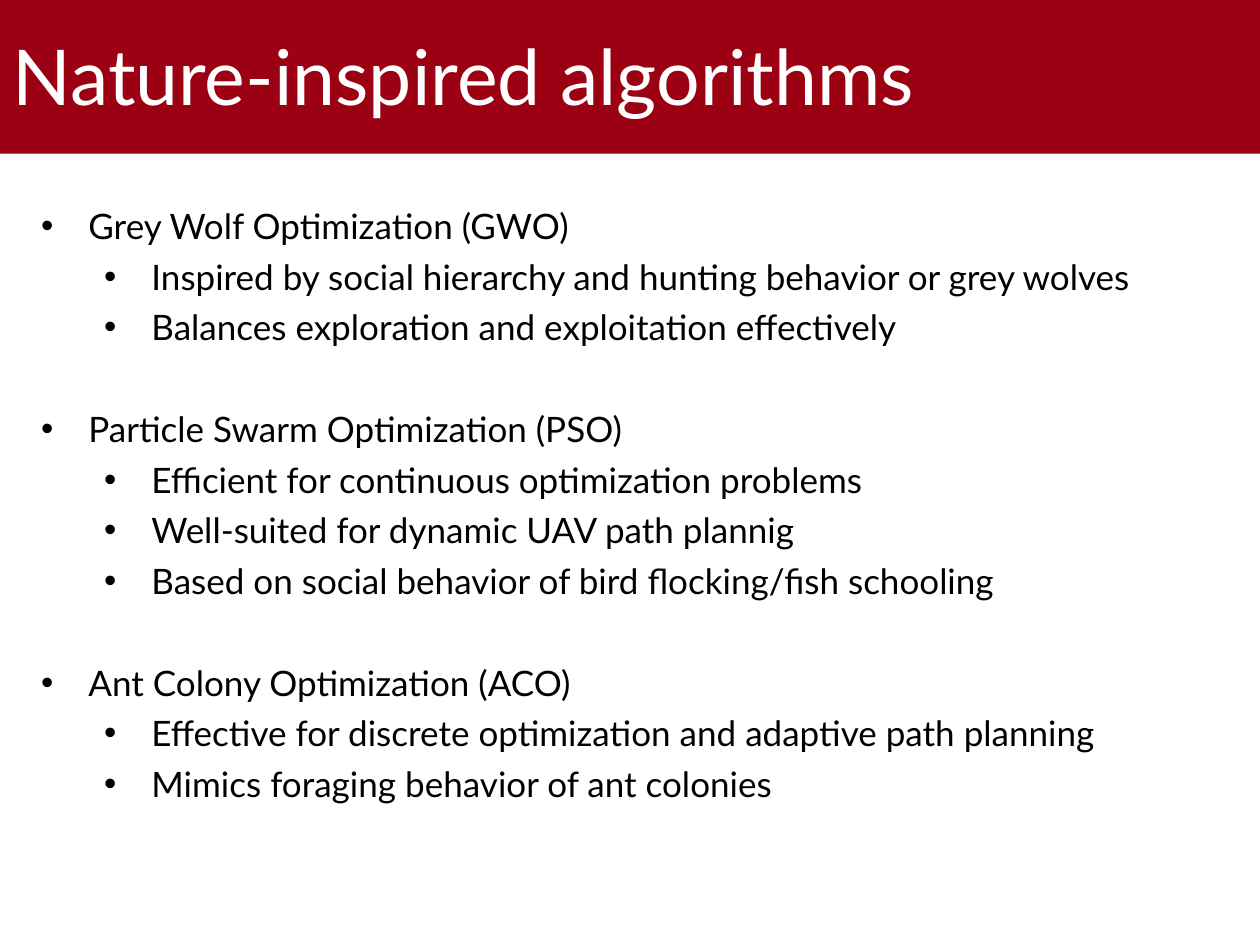
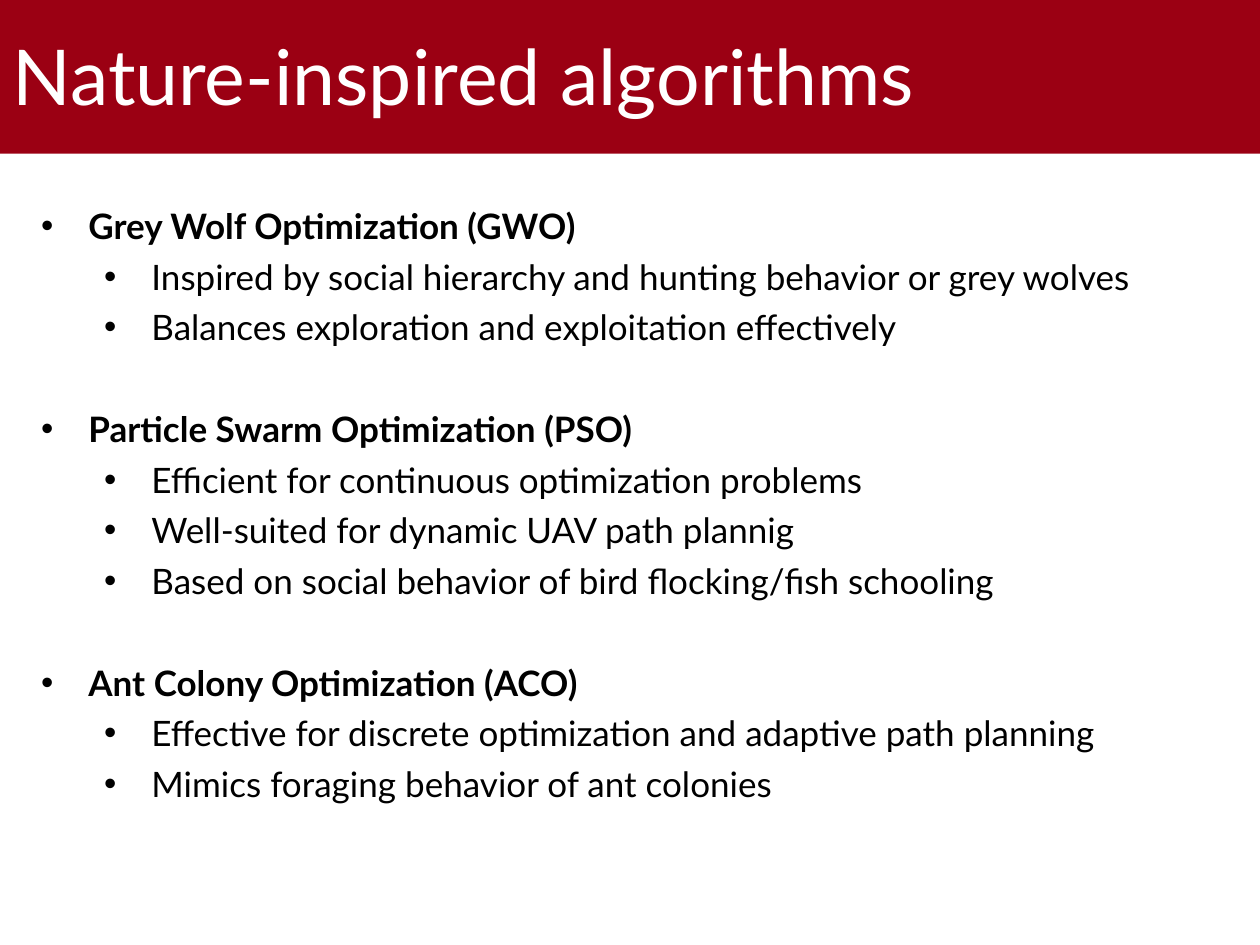
Before and after one commit to gabrielrovesti/WNMA-UAV-Route-Planning-Survey, a slide deck: slide 9 of 2 - Slides/UAV Route Planning Strategies.pptx. Drawn at 1260x945 pixels with LibreOffice and Linux fonts; fonts in the diff are those of the drawing; background and template pictures are left out. Boxes give left, top, right and bottom in pixels: in the first picture for what was removed or moved away, otherwise in the second. Text is boxed around its words. In the diff, an @@ line names an element or a change of style, - is before the commit and + after.

```diff
--- a/2 - Slides/UAV Route Planning Strategies.pptx
+++ b/2 - Slides/UAV Route Planning Strategies.pptx
@@ text at box(88, 211, 632, 702): bold on in "Grey Wolf Optimization (GWO)", "Particle Swarm Optimization (PSO)", "Ant Colony Optimization (ACO)" @@
```
Also in this commit, not shown: 7 other slides changed, 4 slides added, 1 other file.
